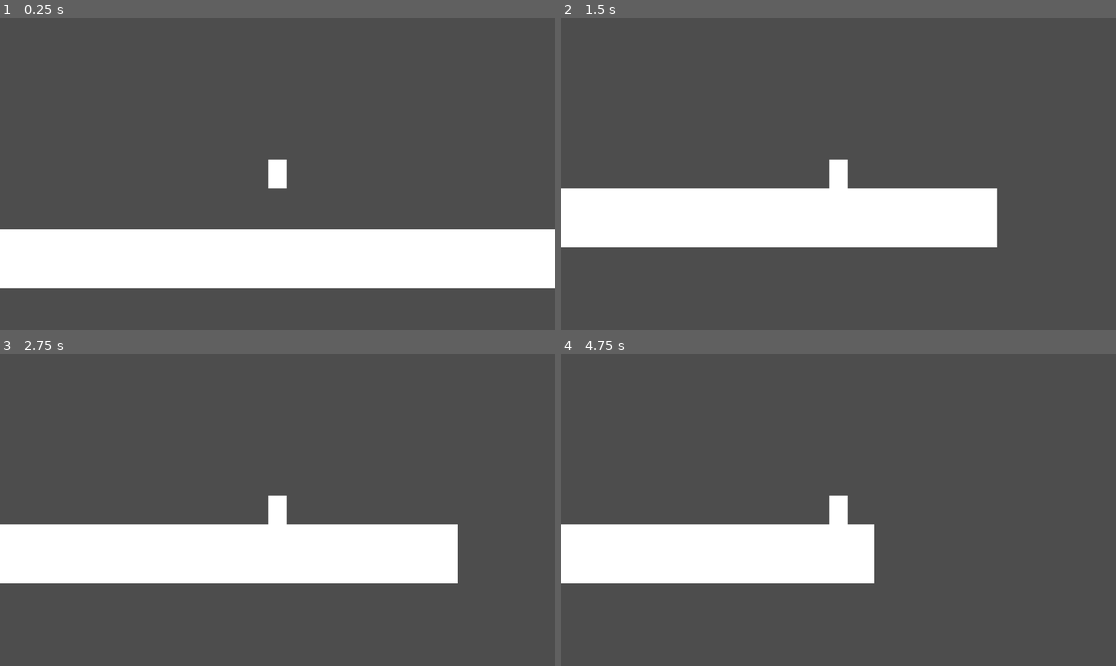
Above: before the commit, frames 1-4 (two rows, left to right).
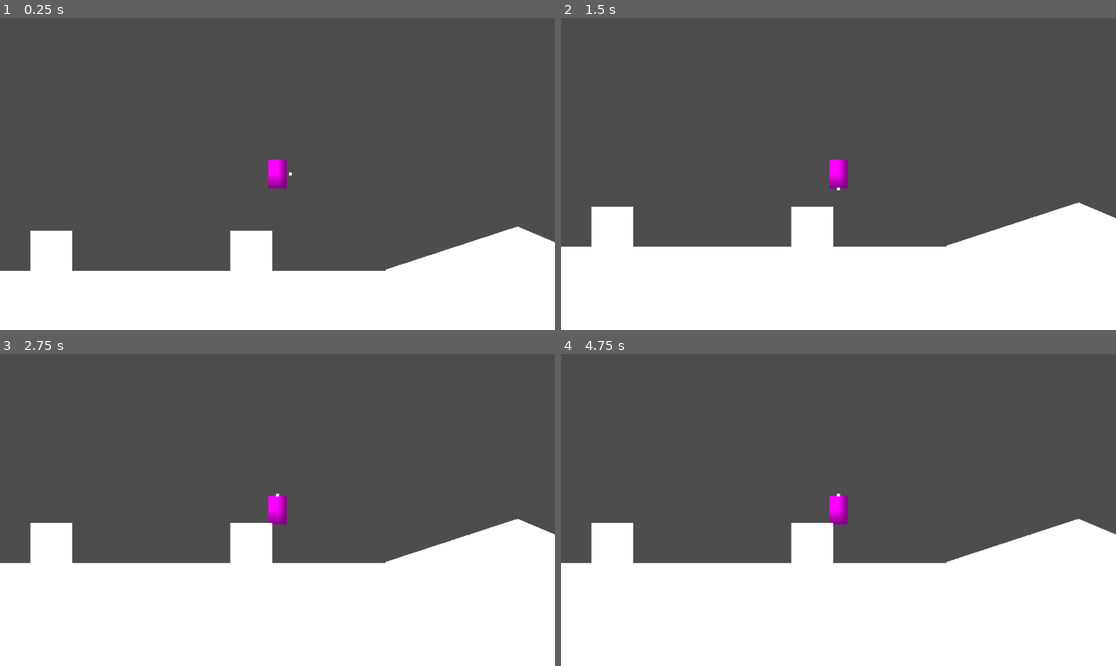
Above: after the commit, the same moments.

Repository: UnusualTitan711x/Gunslinger
Game: Godot game, scene res://scenes/test_level.tscn
Two runs of this game, one before a commit and one after it. Both use one fixed random seed, a clock stepped at 60 frames per second and the inputs below.
Inputs:
- Up to frame 1 (0.25 s): no input
- Up to frame 2 (1.5 s): tap Enter (ui_accept) at 0.5, 0.6 s; hold Right (ui_right) from 0.53 s (still down); tap Space (jump, bound only after the commit) at 0.77, 1.07 s; tap S (crouch, bound only after the commit) at 0.8, 1.35 s
- Up to frame 3 (2.75 s): tap Space (jump, bound only after the commit) at 1.52, 1.82, 2.3 s; tap W (look_up, bound only after the commit) at 1.55, 2.1 s; release Right (ui_right) at 2.03 s; hold Left (ui_left) from 2.03 s (still down)
- Up to frame 4 (4.75 s): release Left (ui_left) at 2.78 s; hold Right (ui_right) 2.78-4.28 s; tap Space (jump, bound only after the commit) at 2.85, 3.02, 3.32, 3.77, 4.07, 4.52 s; tap Enter (ui_accept) at 3.05, 3.6 s; tap S (crouch, bound only after the commit) at 3.8, 4.35 s; hold Left (ui_left) from 4.28 s (still down); tap W (look_up, bound only after the commit) at 4.55 s

The runs differ from the first frame. In frame 1, 23% of the frame differs, in the area x 0-100%, y 45-100%; in frame 2, 42%; in frame 3, 38%; in frame 4, 37%.

Commit message:
weapon positions

Diff:
--- a/project.godot
+++ b/project.godot
@@ -18,3 +18,52 @@
 [editor_plugins]
 
 enabled=PackedStringArray("res://addons/godot_super-wakatime/plugin.cfg")
+
+[input]
+
+move_left={
+"deadzone": 0.2,
+"events": [Object(InputEventKey,"resource_local_to_scene":false,"resource_name":"","device":-1,"window_id":0,"alt_pressed":false,"shift_pressed":false,"ctrl_pressed":false,"meta_pressed":false,"pressed":false,"keycode":0,"physical_keycode":65,"key_label":0,"unicode":97,"location":0,"echo":false,"script":null)
+]
+}
+move_right={
+"deadzone": 0.2,
+"events": [Object(InputEventKey,"resource_local_to_scene":false,"resource_name":"","device":-1,"window_id":0,"alt_pressed":false,"shift_pressed":false,"ctrl_pressed":false,"meta_pressed":false,"pressed":false,"keycode":0,"physical_keycode":68,"key_label":0,"unicode":100,"location":0,"echo":false,"script":null)
+]
+}
+look_up={
+"deadzone": 0.2,
+"events": [Object(InputEventKey,"resource_local_to_scene":false,"resource_name":"","device":-1,"window_id":0,"alt_pressed":false,"shift_pressed":false,"ctrl_pressed":false,"meta_pressed":false,"pressed":false,"keycode":0,"physical_keycode":87,"key_label":0,"unicode":119,"location":0,"echo":false,"script":null)
+]
+}
+crouch={
+"deadzone": 0.2,
+"events": [Object(InputEventKey,"resource_local_to_scene":false,"resource_name":"","device":-1,"window_id":0,"alt_pressed":false,"shift_pressed":false,"ctrl_pressed":false,"meta_pressed":false,"pressed":false,"keycode":0,"physical_keycode":83,"key_label":0,"unicode":115,"location":0,"echo":false,"script":null)
+]
+}
+jump={
+"deadzone": 0.2,
+"events": [Object(InputEventKey,"resource_local_to_scene":false,"resource_name":"","device":-1,"window_id":0,"alt_pressed":false,"shift_pressed":false,"ctrl_pressed":false,"meta_pressed":false,"pressed":false,"keycode":0,"physical_keycode":32,"key_label":0,"unicode":32,"location":0,"echo":false,"script":null)
+, Object(InputEventKey,"resource_local_to_scene":false,"resource_name":"","device":-1,"window_id":0,"alt_pressed":false,"shift_pressed":false,"ctrl_pressed":false,"meta_pressed":false,"pressed":false,"keycode":0,"physical_keycode":75,"key_label":0,"unicode":107,"location":0,"echo":false,"script":null)
+]
+}
+shoot={
+"deadzone": 0.2,
+"events": [Object(InputEventKey,"resource_local_to_scene":false,"resource_name":"","device":-1,"window_id":0,"alt_pressed":false,"shift_pressed":false,"ctrl_pressed":false,"meta_pressed":false,"pressed":false,"keycode":0,"physical_keycode":74,"key_label":0,"unicode":106,"location":0,"echo":false,"script":null)
+]
+}
+grenade={
+"deadzone": 0.2,
+"events": [Object(InputEventKey,"resource_local_to_scene":false,"resource_name":"","device":-1,"window_id":0,"alt_pressed":false,"shift_pressed":false,"ctrl_pressed":false,"meta_pressed":false,"pressed":false,"keycode":0,"physical_keycode":76,"key_label":0,"unicode":108,"location":0,"echo":false,"script":null)
+]
+}
+coin={
+"deadzone": 0.2,
+"events": [Object(InputEventKey,"resource_local_to_scene":false,"resource_name":"","device":-1,"window_id":0,"alt_pressed":false,"shift_pressed":false,"ctrl_pressed":false,"meta_pressed":false,"pressed":false,"keycode":0,"physical_keycode":49,"key_label":0,"unicode":49,"location":0,"echo":false,"script":null)
+]
+}
+start={
+"deadzone": 0.2,
+"events": [Object(InputEventKey,"resource_local_to_scene":false,"resource_name":"","device":-1,"window_id":0,"alt_pressed":false,"shift_pressed":false,"ctrl_pressed":false,"meta_pressed":false,"pressed":false,"keycode":0,"physical_keycode":4194309,"key_label":0,"unicode":0,"location":0,"echo":false,"script":null)
+]
+}
--- a/scenes/player.gd
+++ b/scenes/player.gd
@@ -4,6 +4,16 @@
 const SPEED = 300.0
 const JUMP_VELOCITY = -400.0
 
+@onready var sprite: Sprite2D = $Sprite2D
+@onready var right_marker: Marker2D = $RightMarker
+@onready var left_marker: Marker2D = $LeftMarker
+@onready var up_marker: Marker2D = $UpMarker
+@onready var down_marker: Marker2D = $DownMarker
+
+@onready var gun: MeshInstance2D = $Gun
+
+func _process(delta: float) -> void:
+	pass
 
 func _physics_process(delta: float) -> void:
 	# Add the gravity.
@@ -11,12 +21,27 @@
 		velocity += get_gravity() * delta
 
 	# Handle jump.
-	if Input.is_action_just_pressed("ui_accept") and is_on_floor():
+	if Input.is_action_just_pressed("jump") and is_on_floor():
 		velocity.y = JUMP_VELOCITY
 
-	# Get the input direction and handle the movement/deceleration.
-	# As good practice, you should replace UI actions with custom gameplay actions.
-	var direction := Input.get_axis("ui_left", "ui_right")
+	# Get the input direction (-1, 0, 1)
+	var direction := Input.get_axis("move_left", "move_right")
+	var look := Input.get_axis("crouch", "look_up")
+
+	# Flip sprite to face movement direction
+	if direction > 0:
+		sprite.flip_h = false
+		gun.global_position = right_marker.global_position
+	elif direction < 0:
+		sprite.flip_h = true
+		gun.global_position = left_marker.global_position
+
+	if look > 0:
+		gun.global_position = up_marker.global_position
+	elif look < 0:
+		gun.global_position = down_marker.global_position
+
+	# Apply movement
 	if direction:
 		velocity.x = direction * SPEED
 	else:
--- a/scenes/player.tscn
+++ b/scenes/player.tscn
@@ -5,11 +5,9 @@
 [sub_resource type="CircleShape2D" id="CircleShape2D_u8vuu"]
 radius = 19.2354
 
-[sub_resource type="StandardMaterial3D" id="StandardMaterial3D_3vyb7"]
-albedo_color = Color(0.927342, 0, 0.19623, 1)
+[sub_resource type="PlaceholderTexture2D" id="PlaceholderTexture2D_3vyb7"]
 
-[sub_resource type="BoxMesh" id="BoxMesh_g2els"]
-material = SubResource("StandardMaterial3D_3vyb7")
+[sub_resource type="BoxMesh" id="BoxMesh_3vyb7"]
 
 [node name="Player" type="CharacterBody2D"]
 script = ExtResource("1_3vyb7")
@@ -18,7 +16,24 @@
 position = Vector2(0, 11)
 shape = SubResource("CircleShape2D_u8vuu")
 
-[node name="MeshInstance2D" type="MeshInstance2D" parent="."]
+[node name="Sprite2D" type="Sprite2D" parent="."]
+position = Vector2(0, 9.53674e-07)
 scale = Vector2(38, 60)
-mesh = SubResource("BoxMesh_g2els")
-metadata/_edit_lock_ = true
+texture = SubResource("PlaceholderTexture2D_3vyb7")
+
+[node name="RightMarker" type="Marker2D" parent="."]
+position = Vector2(21, 0)
+
+[node name="LeftMarker" type="Marker2D" parent="."]
+position = Vector2(-21, 0)
+
+[node name="UpMarker" type="Marker2D" parent="."]
+position = Vector2(0, -31)
+
+[node name="DownMarker" type="Marker2D" parent="."]
+position = Vector2(0, 31)
+
+[node name="Gun" type="MeshInstance2D" parent="."]
+position = Vector2(27, -2.38419e-07)
+scale = Vector2(6.5, 5.5)
+mesh = SubResource("BoxMesh_3vyb7")
--- a/scenes/test_level.tscn
+++ b/scenes/test_level.tscn
@@ -7,6 +7,9 @@
 [sub_resource type="RectangleShape2D" id="RectangleShape2D_2venv"]
 size = Vector2(1, 1)
 
+[sub_resource type="WorldBoundaryShape2D" id="WorldBoundaryShape2D_2venv"]
+distance = -645.0
+
 [node name="TestLevel" type="Node2D"]
 
 [node name="Player" parent="." instance=ExtResource("1_2venv")]
@@ -14,13 +17,58 @@
 
 [node name="Camera2D" type="Camera2D" parent="Player"]
 
-[node name="MeshInstance2D" type="MeshInstance2D" parent="."]
-position = Vector2(574.125, 620)
-scale = Vector2(1207.75, 122)
+[node name="MeshInstance2D2" type="MeshInstance2D" parent="."]
+position = Vector2(95, 603)
+scale = Vector2(87, 83)
 mesh = SubResource("BoxMesh_2venv")
 
-[node name="StaticBody2D" type="StaticBody2D" parent="MeshInstance2D"]
+[node name="StaticBody2D" type="StaticBody2D" parent="MeshInstance2D2"]
 
-[node name="CollisionShape2D" type="CollisionShape2D" parent="MeshInstance2D/StaticBody2D"]
-scale = Vector2(1, 1)
+[node name="CollisionShape2D" type="CollisionShape2D" parent="MeshInstance2D2/StaticBody2D"]
 shape = SubResource("RectangleShape2D_2venv")
+metadata/_edit_lock_ = true
+
+[node name="MeshInstance2D3" type="MeshInstance2D" parent="."]
+position = Vector2(510, 603)
+scale = Vector2(87, 83)
+mesh = SubResource("BoxMesh_2venv")
+
+[node name="StaticBody2D" type="StaticBody2D" parent="MeshInstance2D3"]
+
+[node name="CollisionShape2D" type="CollisionShape2D" parent="MeshInstance2D3/StaticBody2D"]
+shape = SubResource("RectangleShape2D_2venv")
+metadata/_edit_lock_ = true
+
+[node name="MeshInstance2D4" type="MeshInstance2D" parent="."]
+position = Vector2(943, 658)
+rotation = 1.25446
+scale = Vector2(126.175, 285.932)
+mesh = SubResource("BoxMesh_2venv")
+
+[node name="StaticBody2D" type="StaticBody2D" parent="MeshInstance2D4"]
+
+[node name="CollisionShape2D" type="CollisionShape2D" parent="MeshInstance2D4/StaticBody2D"]
+shape = SubResource("RectangleShape2D_2venv")
+metadata/_edit_lock_ = true
+
+[node name="MeshInstance2D6" type="MeshInstance2D" parent="."]
+position = Vector2(1169, 666)
+rotation = -1.17197
+scale = Vector2(126.175, 285.932)
+mesh = SubResource("BoxMesh_2venv")
+
+[node name="StaticBody2D" type="StaticBody2D" parent="MeshInstance2D6"]
+
+[node name="CollisionShape2D" type="CollisionShape2D" parent="MeshInstance2D6/StaticBody2D"]
+shape = SubResource("RectangleShape2D_2venv")
+metadata/_edit_lock_ = true
+
+[node name="MeshInstance2D5" type="MeshInstance2D" parent="."]
+position = Vector2(127.5, 762.75)
+scale = Vector2(4173, 236.5)
+mesh = SubResource("BoxMesh_2venv")
+
+[node name="StaticBody2D" type="StaticBody2D" parent="."]
+
+[node name="CollisionShape2D" type="CollisionShape2D" parent="StaticBody2D"]
+shape = SubResource("WorldBoundaryShape2D_2venv")
Not shown: 1 places in scenes/test_level.tscn that only renumber resources
